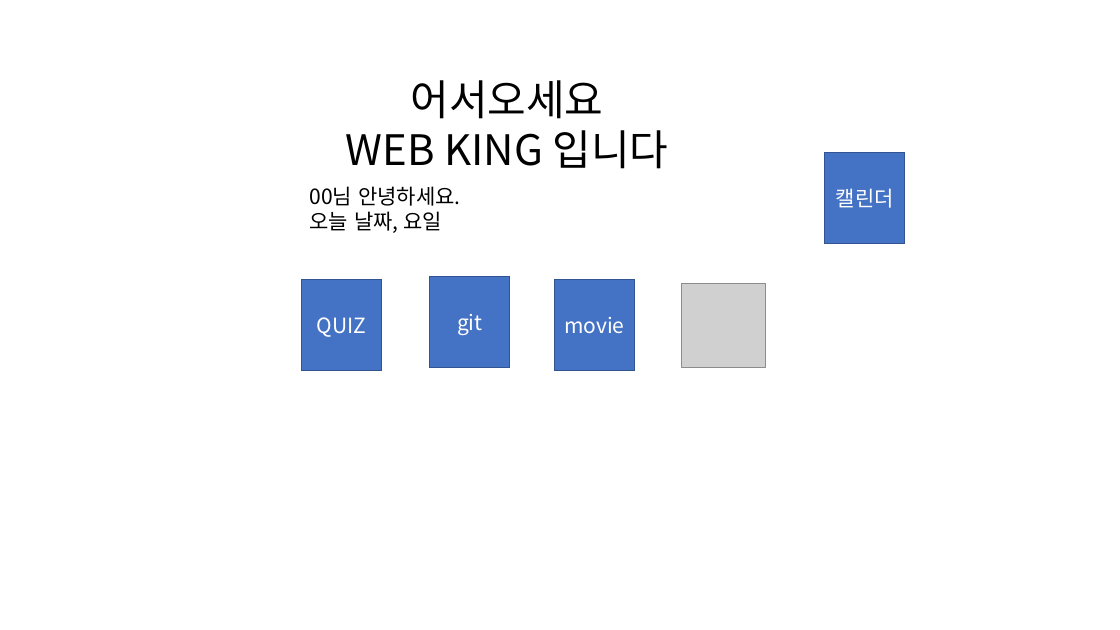
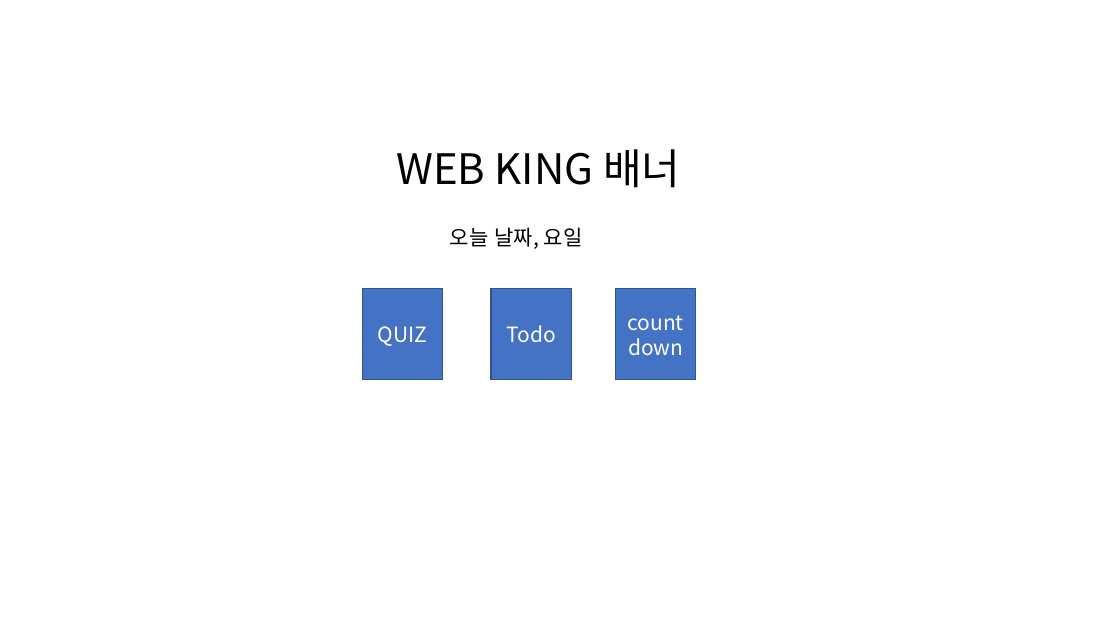
Before and after one commit to riulwoo/Yuhan_OOP, a slide deck: slide 1 of page.pptx (slide 2 before the commit). Drawn at 1120x630 pixels with LibreOffice and Linux fonts; fonts in the diff are those of the drawing; grey boxes stand for pictures. Boxes give left, top, right and bottom in pixels: in the first picture for what was removed or moved away, otherwise in the second. Text is boxed around its words. In the diff, an @@ line names an element or a change of style, - is before the commit and + after.

```diff
--- a/page.pptx
+++ b/page.pptx
@@ text at (396,149,680,188): text changed @@
-어서오세요
-WEB KING 입니다
+WEB KING 배너
@@ rectangle removed at (825,153,905,244) @@
-캘린더
@@ text at (450,227,583,249): text changed @@
-00님 안녕하세요.
-오늘 날짜, 요일
+오늘 날짜, 요일
@@ rectangle "QUIZ": place and size @@
-rectangle "QUIZ" at (302,280,381,371)
+rectangle "QUIZ" at (363,289,443,380)
@@ rectangle "Todo": place and size @@
-rectangle "Todo" at (430,276,510,367)
+rectangle "Todo" at (492,289,571,380)
@@ rectangle "count": place and size @@
-rectangle "count" at (555,280,634,371)
+rectangle "count" at (616,289,696,380)
@@ picture removed at (682,283,766,367) @@
@@ text in rectangle at (506,325,555,342): text changed @@
-git
+Todo
@@ text in rectangle at (628,315,684,355): text changed @@
-movie
+count
+down
```
Also in this commit, not shown: 5 slides removed, 3 other files.
